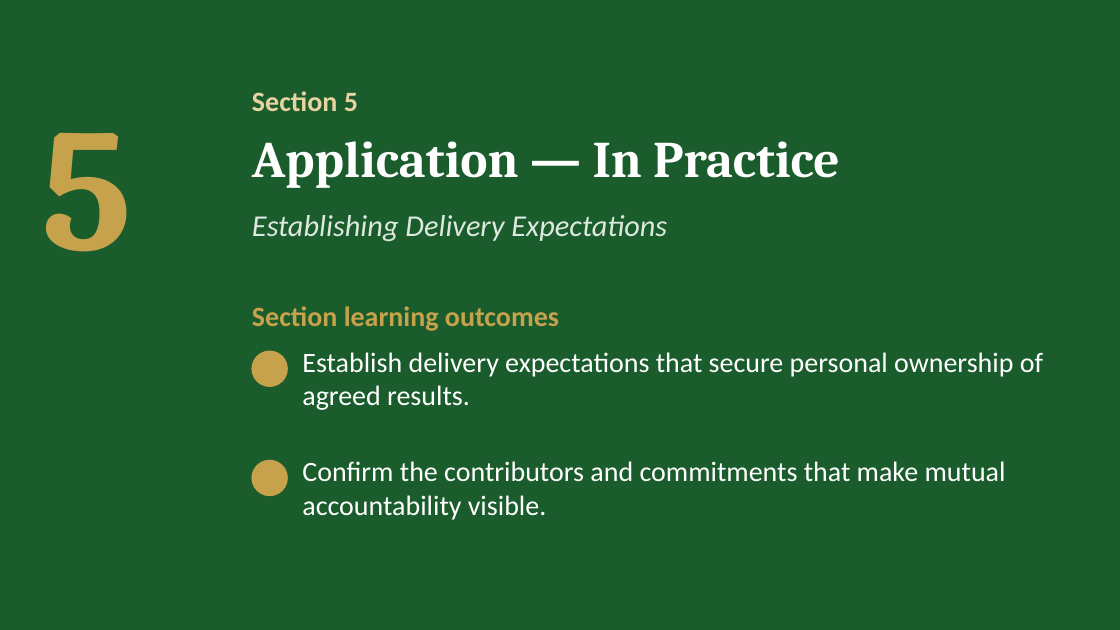
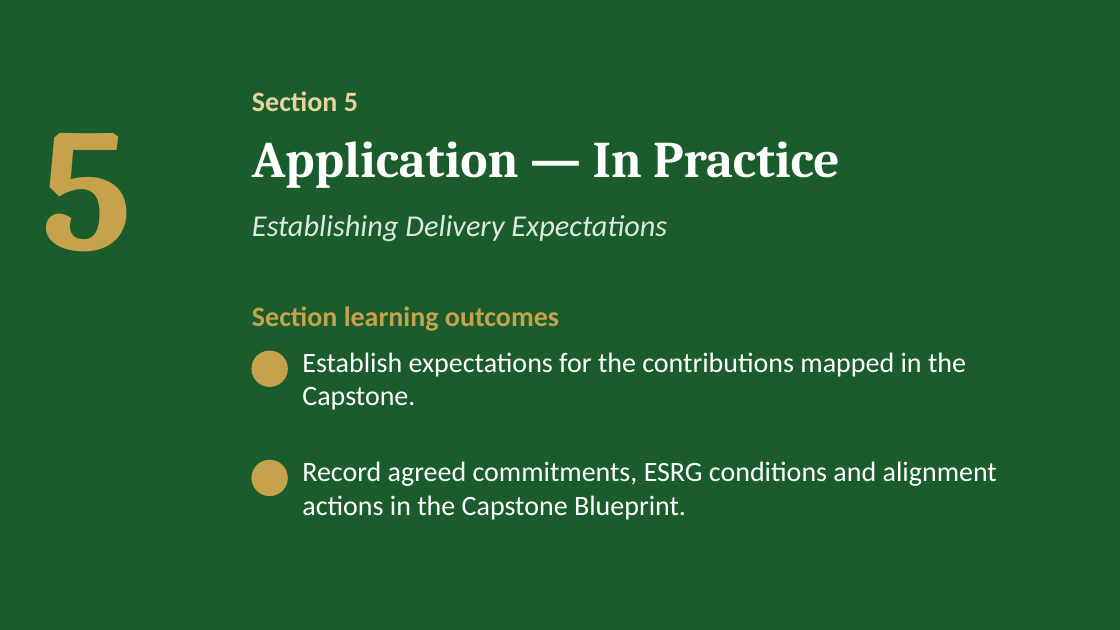
Before and after one commit to IBSL26/ibsl-platform, a slide deck: slide 21 of Unit decks/Unit 07 - Establishing Performance Expectations.pptx (slide 22 before the commit). Drawn at 1120x630 pixels with LibreOffice and Linux fonts; fonts in the diff are those of the drawing; background and template pictures are left out. Boxes give left, top, right and bottom in pixels: in the first picture for what was removed or moved away, otherwise in the second. Text is boxed around its words. In the diff, an @@ line names an element or a change of style, - is before the commit and + after.

```diff
--- a/Unit decks/Unit 07 - Establishing Performance Expectations.pptx
+++ b/Unit decks/Unit 07 - Establishing Performance Expectations.pptx
@@ text at (302,352,966,410): text changed @@
-Establish delivery expectations that secure personal ownership of agreed results.
+Establish expectations for the contributions mapped in the Capstone.
@@ text at (302,461,997,520): text changed @@
-Confirm the contributors and commitments that make mutual accountability visible.
+Record agreed commitments, ESRG conditions and alignment actions in the Capstone Blueprint.
```
Also in this commit, not shown: 11 other slides changed, 1 slide removed, 41 other files.
